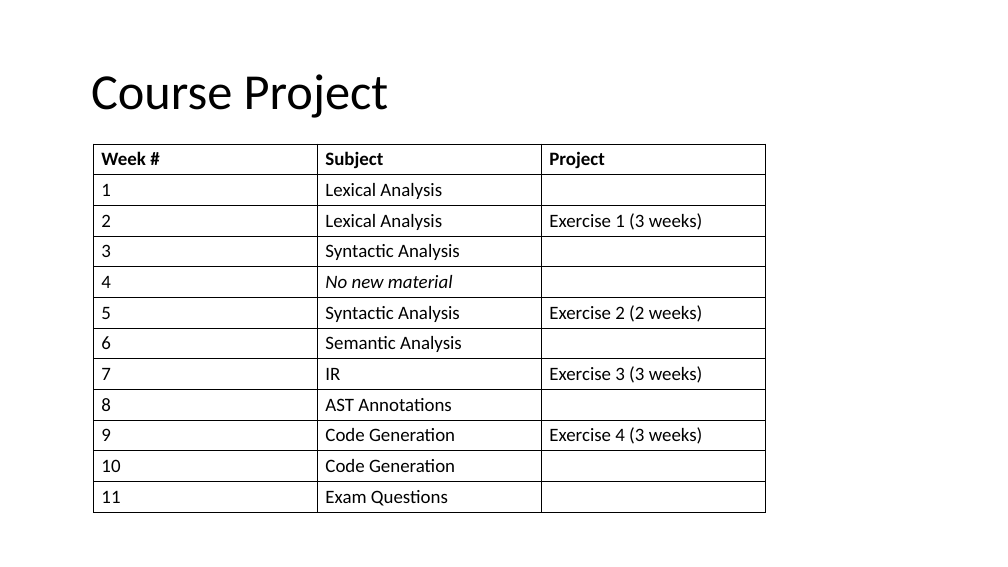
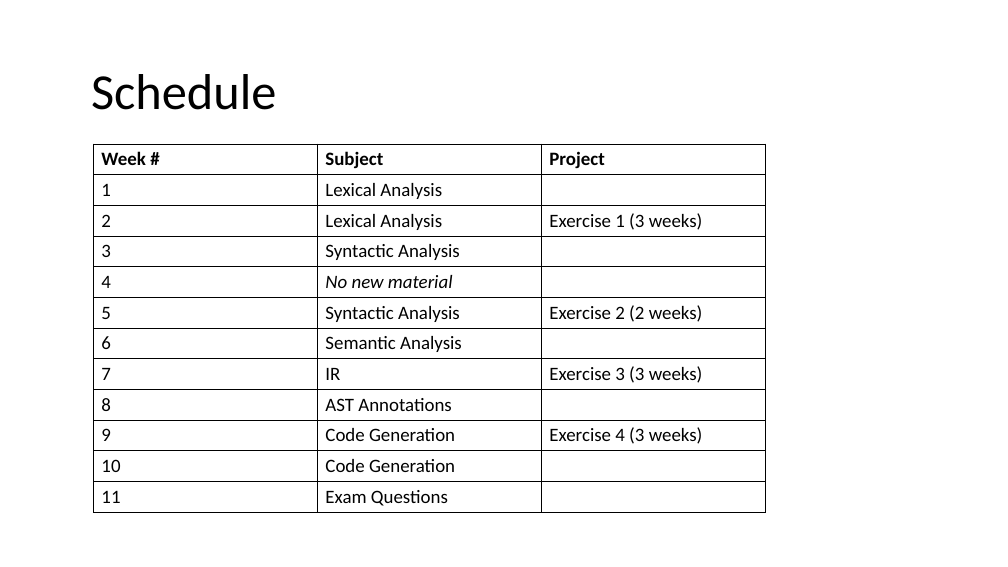
Before and after one commit to nivshani/compilation, a slide deck: slide 5 of slides/lexical_analysis.pptx (slide 4 before the commit). Drawn at 1008x567 pixels with LibreOffice and Linux fonts; fonts in the diff are those of the drawing. Boxes give left, top, right and bottom in pixels: in the first picture for what was removed or moved away, otherwise in the second. Text is boxed around its words. In the diff, an @@ line names an element or a change of style, - is before the commit and + after.

```diff
--- a/slides/lexical_analysis.pptx
+++ b/slides/lexical_analysis.pptx
@@ text at (91,74,276,110): text changed @@
-Course Project
+Schedule
```
Also in this commit, not shown: 1 other file.
